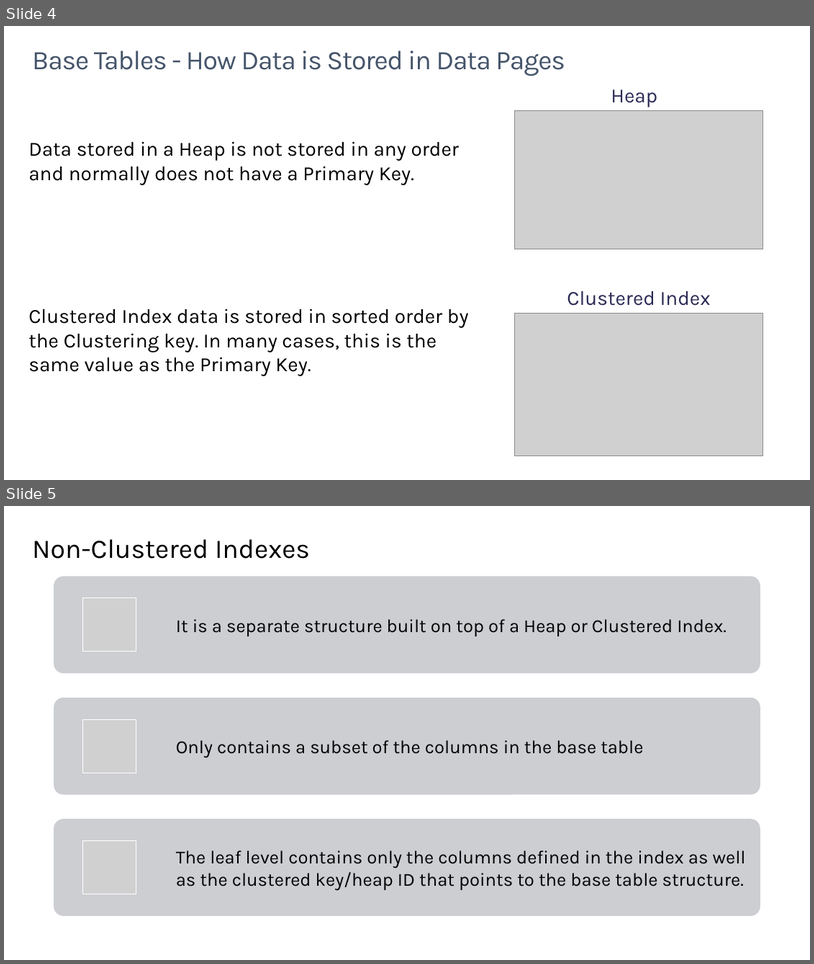
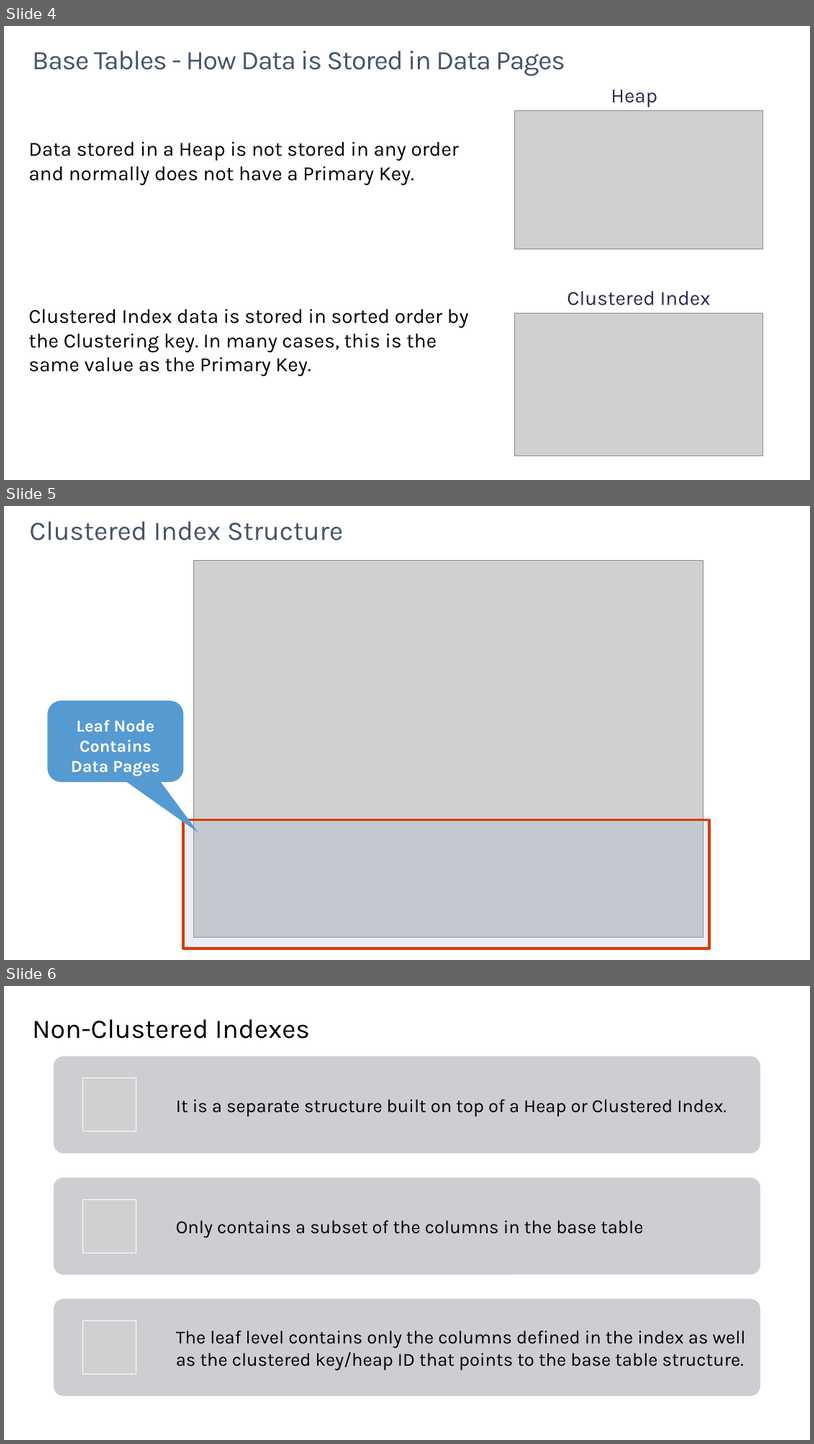
Before and after one commit to SQLMCT/SQL_Saturday, a slide deck: Indexing/JD_NCI_2023.pptx. Shown one above the other, each under a label of ours: slides 4 and 5 before the commit, slides 4, 5 and 6 after it. The pictures are 814x964 and 814x1444 pixels, drawn with LibreOffice and Linux fonts; fonts in the diff are those of the drawing; grey boxes stand for pictures; background and template pictures are left out. Boxes give left, top, right and bottom in pixels: in the first picture for what was removed or moved away, otherwise in the second. Text is boxed around its words. In the diff, an @@ line names an element or a change of style, - is before the commit and + after.

```diff
--- a/Indexing/JD_NCI_2023.pptx
+++ b/Indexing/JD_NCI_2023.pptx
@@ slide 5 added at [4,506,810,960], background #FFFFFF @@
@@ title added at [29,521,343,541], 32 pt, text gradient #44546A to #000000 @@
+Clustered Index Structure
@@ picture added at [194,560,704,937] @@
@@ rounded speech box added at [47,701,184,782], fill #569AD2, 20 pt, text #FFFFFF, bold @@
+Leaf Node Contains Data Pages
@@ rectangle added at [184,819,710,948], fill #91ABD5 at 19% opacity, outline #D83B01 3.25 pt @@
@@ what was slide 5 is now slide 6 @@
```
Also in this commit, not shown: 1 slide changed.
